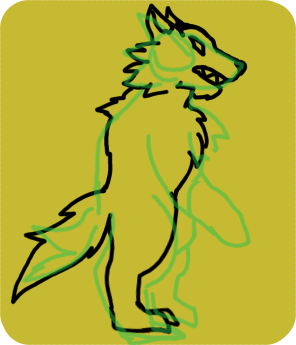
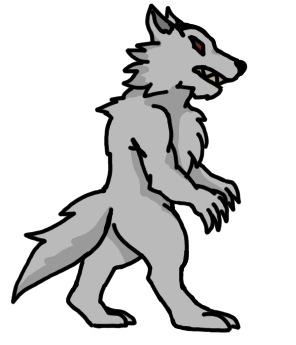
Layered file, before and after one edit (296x345). Changes by layer:
hid "esboço", painted on it over (0, 0, 296, 345)
added group "walk" with 12 layers above "idle" over (0, 0, 296, 345)
added group "3" with 3 layers in group "walk" over (0, 0, 296, 345)
added layer "Line" (1st of 7, in "walk" › "3") in group "3" over (64, 128, 296, 345)
added layer "Line" (2nd of 7, in "walk" › "3") in group "3" over (0, 0, 256, 345)
added layer "paint" (1st of 4, in "walk" › "3") in group "3" over (0, 0, 256, 345)
renamed "Pintar camada 1" to "Line", moved it into group "idle", painted on it over (0, 0, 256, 345)
hid "Background", painted on it over (0, 0, 296, 345)
